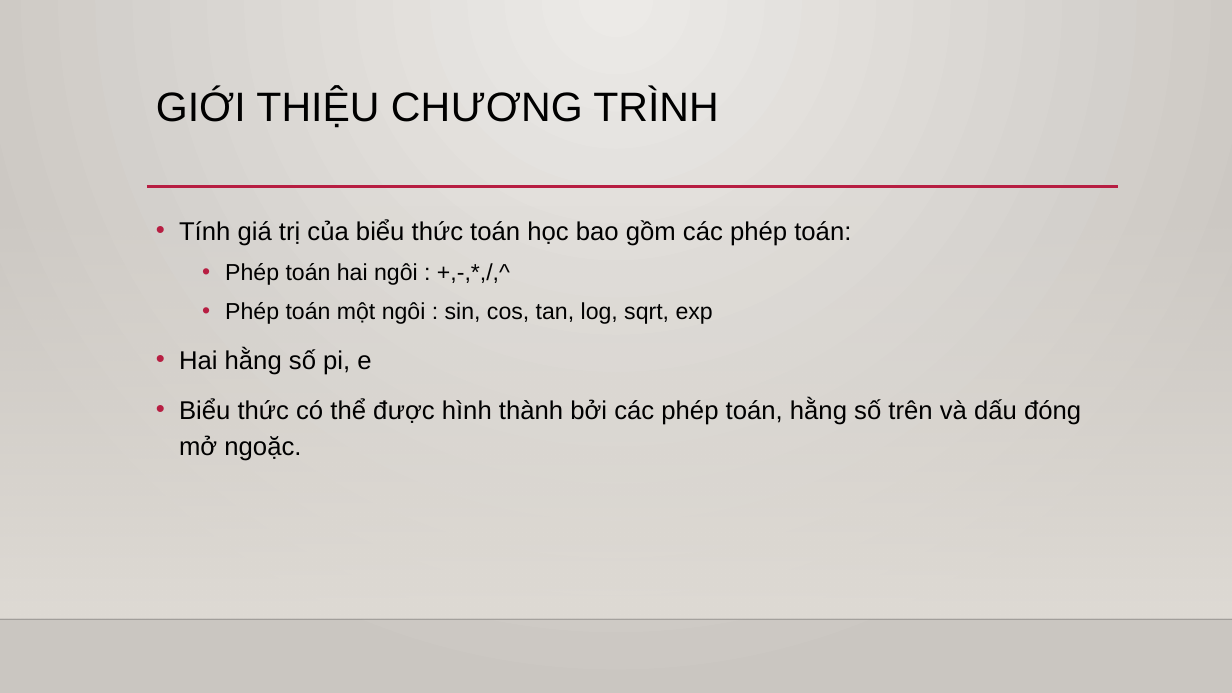
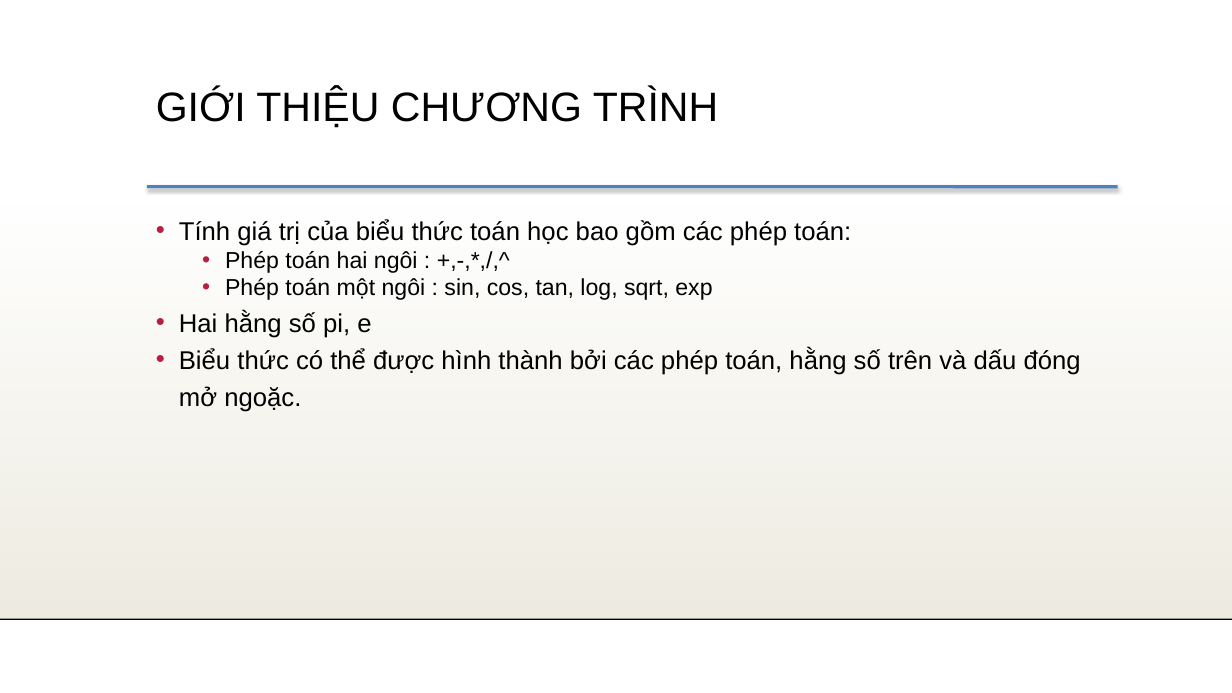
Before and after one commit to QuangTung97/Linux-and-Open-Source, a slide deck: slide 2 of report.pptx. Drawn at 1232x693 pixels with LibreOffice and Linux fonts; fonts in the diff are those of the drawing; background and template pictures are left out. Boxes give left, top, right and bottom in pixels: in the first picture for what was removed or moved away, otherwise in the second. Text is boxed around its words. In the diff, an @@ line names an element or a change of style, - is before the commit and + after.

```diff
--- a/report.pptx
+++ b/report.pptx
@@ background gradient #ECEAE7 to #CAC7C1 to #FFFFFF @@
@@ rectangle at (x1=0, y1=204, x2=1232, y2=619): fill gradient #DFDBD5 to gradient #EEECE1 @@
@@ text "Tính giá trị của biểu ..." at (x1=179, y1=219, x2=1081, y2=412): less space between paragraphs; line spacing 1.2 to 1 @@
@@ line (147, 187) - (1118, 187): stroke #B71E42 2.5 pt to #4F81BD 2.49 pt @@
@@ line (0, 619) - (1232, 619): stroke #000001 1 pt to #000001 0.99 pt @@
```
Also in this commit, not shown: 16 other slides changed.
